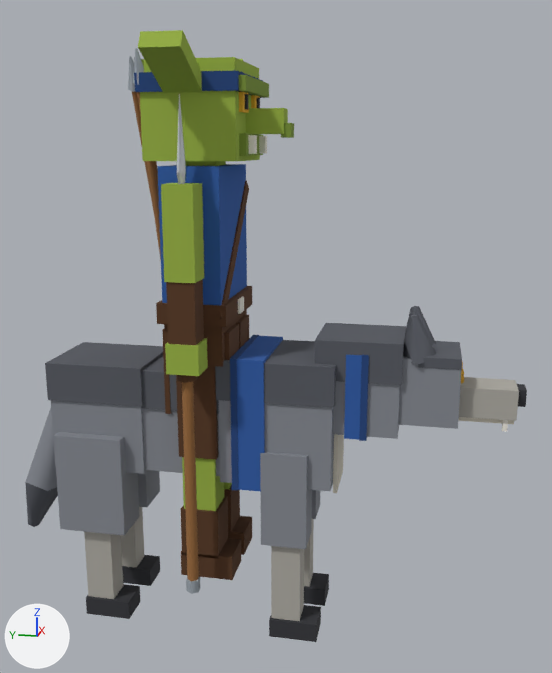
What one commit did to the glTF model ArcEngine/3D-models/goblin-wolf-rider.glb.
Rendered twice from a 50 mm camera at (-2.239, -0.694, 1.502) aimed at (0.024, -0.242, 0.936). Every picture has the same lights, and +X, +Y and +Z are marked at lower left. The older version comes first. Vertices at exactly the same position are counted once.

Objects in the first picture: 'goblin-wolf-rider'.
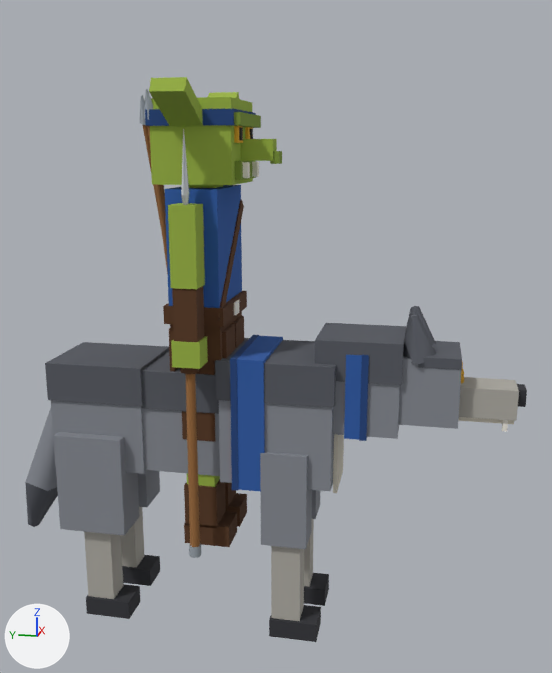
The newer file is also rescaled (x1.15) as a whole; pictures and numbers use the older file's frame.

Patch to the scene script:
```diff
--- a/ArcEngine/3D-models/goblin-wolf-rider.glb.py
+++ b/ArcEngine/3D-models/goblin-wolf-rider.glb.py
@@ me_goblin_wolf_rider @@
-me_goblin_wolf_rider.from_pydata(...)  # 787 vertices, 1219 faces; spans x -0.33..0.33, y -0.99..0.64, z 0.0..1.78
+me_goblin_wolf_rider.from_pydata(...)  # 787 vertices, 1219 faces; spans x -0.29..0.29, y -0.99..0.64, z 0.0..1.68
+# me_goblin_wolf_rider part 1: the loose piece of 8 vertices spanning x -0.15..0.15, y -0.17..0.1, z 1.47..1.74 is scaled about its middle by 0.87, then moved by (0.0, 0.0, -0.08)
+# me_goblin_wolf_rider part 2: the loose piece of 8 vertices spanning x -0.15..0.15, y -0.19..-0.14, z 1.65..1.69 is scaled about its middle by 0.87, then moved by (0.0, 0.02, -0.09)
+# me_goblin_wolf_rider part 3: the loose piece of 8 vertices spanning x 0.04..0.11, y -0.18..-0.16, z 1.6..1.66 is moved by (-0.01, 0.02, -0.09)
+# me_goblin_wolf_rider part 4: the loose piece of 8 vertices spanning x 0.06..0.09, y -0.18..-0.17, z 1.61..1.65 is moved by (-0.01, 0.02, -0.09)
+# me_goblin_wolf_rider part 5: the loose piece of 8 vertices spanning x 0.06..0.08, y -0.2..-0.18, z 1.49..1.54 is moved by (-0.01, 0.02, -0.07)
+# me_goblin_wolf_rider part 6: the loose piece of 8 vertices spanning x 0.14..0.33, y -0.08..0.04, z 1.65..1.78 is scaled about its middle by 0.87, then moved by (-0.03, 0.0, -0.1)
+# me_goblin_wolf_rider part 7: the loose piece of 8 vertices spanning x -0.11..-0.04, y -0.18..-0.16, z 1.6..1.66 is moved by (0.01, 0.02, -0.09)
+# me_goblin_wolf_rider part 8: the loose piece of 8 vertices spanning x -0.09..-0.06, y -0.18..-0.17, z 1.61..1.65 is moved by (0.01, 0.02, -0.09)
+# me_goblin_wolf_rider part 9: the loose piece of 8 vertices spanning x -0.08..-0.06, y -0.2..-0.18, z 1.49..1.54 is moved by (0.01, 0.02, -0.07)
+# me_goblin_wolf_rider part 10: the loose piece of 8 vertices spanning x -0.33..-0.14, y -0.08..0.04, z 1.65..1.78 is scaled about its middle by 0.87, then moved by (0.03, 0.0, -0.1)
+# me_goblin_wolf_rider part 11: the loose piece of 8 vertices spanning x -0.03..0.03, y -0.28..-0.17, z 1.54..1.61 is moved by (0.0, 0.02, -0.08)
+# me_goblin_wolf_rider part 12: the loose piece of 8 vertices spanning x -0.03..0.03, y -0.29..-0.26, z 1.53..1.57 is moved by (0.0, 0.03, -0.08)
+# me_goblin_wolf_rider part 13: the loose piece of 8 vertices spanning x -0.11..0.11, y -0.19..-0.03, z 1.48..1.54 is scaled about its middle by 0.87, then moved by (0.0, 0.01, -0.07)
+# me_goblin_wolf_rider part 14: the loose piece of 8 vertices spanning x -0.16..0.16, y -0.17..0.12, z 1.65..1.7 is scaled about its middle by 0.87, then moved by (0.0, 0.0, -0.09)
+# me_goblin_wolf_rider part 15: the loose piece of 8 vertices spanning x -0.16..0.16, y -0.12..0.06, z 1.01..1.45 is scaled about its middle by 0.87, then moved by (0.0, 0.0, -0.03)
+# me_goblin_wolf_rider part 16: the loose piece of 8 vertices spanning x -0.05..0.05, y -0.08..0.02, z 1.45..1.5 is moved by (0.0, 0.0, -0.07)
+# me_goblin_wolf_rider part 17: the loose piece of 8 vertices spanning x -0.17..0.17, y -0.13..0.07, z 1.01..1.07 is scaled about its middle by 0.87, then moved by (0.0, 0.0, -0.01)
+# me_goblin_wolf_rider part 18: the loose piece of 8 vertices spanning x -0.03..0.03, y -0.14..-0.13, z 1.01..1.06 is moved by (0.0, 0.01, -0.01)
+# me_goblin_wolf_rider part 19: the loose piece of 8 vertices spanning x -0.15..0.15, y -0.12..0.06, z 0.88..1.01 is scaled about its middle by 0.87
+# me_goblin_wolf_rider part 20: 253 of the vertices in x -0.26..0.21, y -0.13..0.16, z 0.18..1.77 are scaled about their middle by 0.87, then moved by (0.0, -0.01, 0.0)
+# other edits to the shape of me_goblin_wolf_rider do not show in these pictures
 me_goblin_wolf_rider.materials.append(mat_goblin_wolf_rider)
```

Location of each change, [x1, y1, x2, y2] in pixels of the pictures (552 x 673 px; the box of a moved part takes in the faces that stretch with it):
'goblin-wolf-rider', reshaped (8% shorter): before [25, 30, 527, 642]; after [25, 77, 527, 642]
part 1 of me_goblin_wolf_rider, moved or reshaped: before [140, 57, 260, 161]; after [150, 97, 253, 185]
part 2 of me_goblin_wolf_rider, moved or reshaped: before [238, 75, 269, 98]; after [233, 112, 261, 128]
part 3 of me_goblin_wolf_rider, moved or reshaped: before [251, 95, 260, 108]; after [245, 127, 253, 139]
part 4 of me_goblin_wolf_rider, moved or reshaped: before [257, 98, 260, 108]; after [250, 129, 253, 139]
part 5 of me_goblin_wolf_rider, moved or reshaped: before [259, 136, 267, 153]; after [252, 162, 259, 177]
part 6 of me_goblin_wolf_rider, moved or reshaped (not visible before): after [208, 92, 239, 99]
part 7 of me_goblin_wolf_rider, moved or reshaped: before [239, 92, 249, 113]; after [234, 126, 243, 143]
part 8 of me_goblin_wolf_rider, moved or reshaped: before [245, 94, 249, 110]; after [239, 127, 243, 140]
part 9 of me_goblin_wolf_rider, moved or reshaped: before [248, 135, 257, 154]; after [243, 162, 250, 178]
part 10 of me_goblin_wolf_rider, moved or reshaped: before [138, 30, 202, 92]; after [149, 77, 203, 126]
part 11 of me_goblin_wolf_rider, moved or reshaped: before [246, 108, 288, 134]; after [240, 139, 277, 161]
part 12 of me_goblin_wolf_rider, moved or reshaped: before [281, 123, 294, 138]; after [270, 151, 282, 164]
part 13 of me_goblin_wolf_rider, moved or reshaped: before [239, 133, 263, 156]; after [235, 161, 256, 180]
part 14 of me_goblin_wolf_rider, moved or reshaped: before [134, 71, 263, 98]; after [145, 109, 256, 126]
part 15 of me_goblin_wolf_rider, moved or reshaped: before [157, 164, 247, 305]; after [165, 185, 242, 308]
part 16 of me_goblin_wolf_rider, moved or reshaped (mostly hidden): before [185, 161, 226, 166]; after [189, 185, 223, 188]
part 17 of me_goblin_wolf_rider, moved or reshaped: before [156, 286, 252, 327]; after [163, 291, 247, 327]
part 18 of me_goblin_wolf_rider, moved or reshaped: before [238, 296, 244, 314]; after [234, 300, 239, 316]
part 19 of me_goblin_wolf_rider, moved or reshaped: before [164, 309, 247, 367]; after [170, 311, 242, 361]
part 20 of me_goblin_wolf_rider, moved or reshaped: before [128, 48, 252, 594]; after [140, 89, 247, 558]
